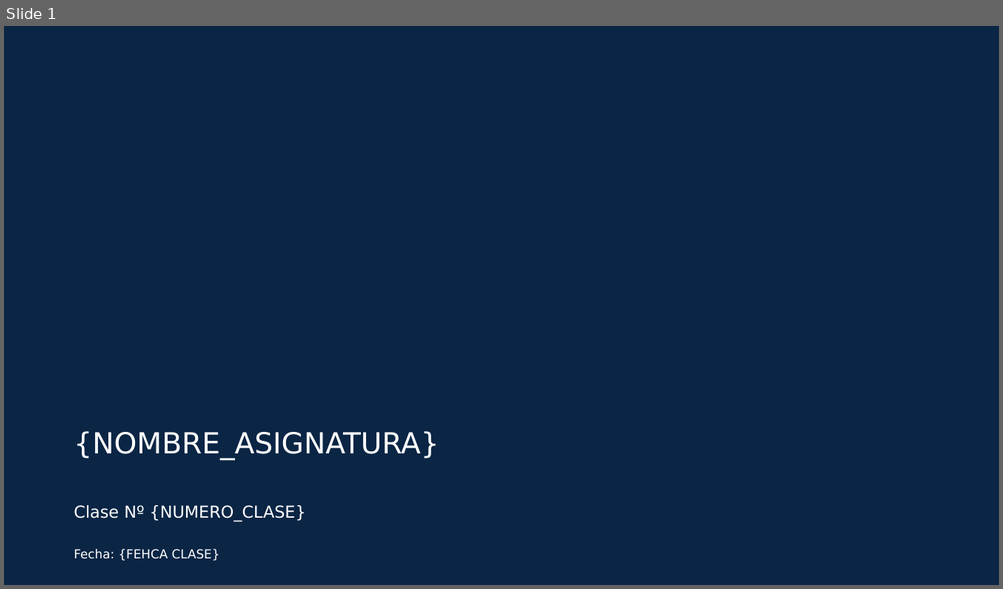
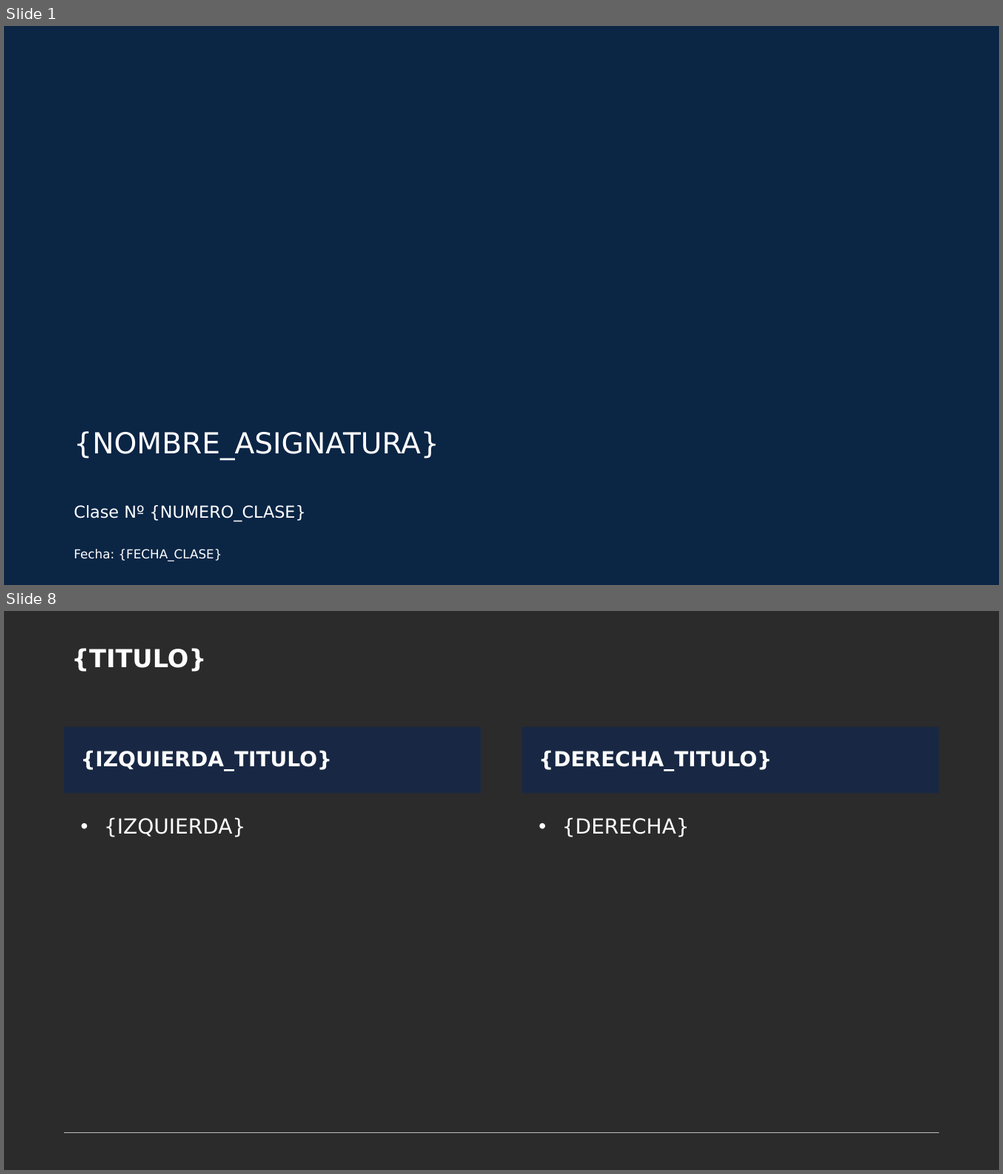
Before and after one commit to andystefano/semestra, a slide deck: resources/plantillas/Clase_Clase.pptx. Shown one above the other, each under a label of ours: slide 1 before the commit, slides 1 and 8 after it; the slides between them are not shown. The pictures are 1003x589 and 1003x1174 pixels, drawn with LibreOffice and Linux fonts; fonts in the diff are those of the drawing; background and template pictures are left out; a plain dark background stands for a picture behind light text. Boxes give left, top, right and bottom in pixels: in the first picture for what was removed or moved away, otherwise in the second. Text is boxed around its words. In the diff, an @@ line names an element or a change of style, - is before the commit and + after.

```diff
--- a/resources/plantillas/Clase_Clase.pptx
+++ b/resources/plantillas/Clase_Clase.pptx
@@ slide 8 added at box(4, 611, 999, 1170), background picture (left out) @@
@@ text added at box(71, 648, 206, 672), 24 pt, text #FFFFFF, bold @@
+{TITULO}
@@ rectangle added at box(65, 727, 481, 794), fill #182844, 20 pt, text #FFFFFF, bold @@
+{IZQUIERDA_TITULO}
@@ rectangle added at box(522, 727, 938, 794), fill #182844, 20 pt, text #FFFFFF, bold @@
+{DERECHA_TITULO}
@@ text added at box(104, 817, 245, 837), 20 pt, text #FFFFFF @@
+• {IZQUIERDA}
@@ text added at box(562, 817, 689, 837), 20 pt, text #FFFFFF @@
+• {DERECHA}
@@ line added from (65, 1133) to (939, 1133), #BFBFBF 0.75 pt @@
@@ slide 1 changed as well @@
@@ text at box(74, 549, 222, 562): text changed @@
-Fecha: {FEHCA CLASE}
+Fecha: {FECHA_CLASE}
```
Also in this commit, not shown: 72 other slides added, 1 slide removed, 9 other files.
